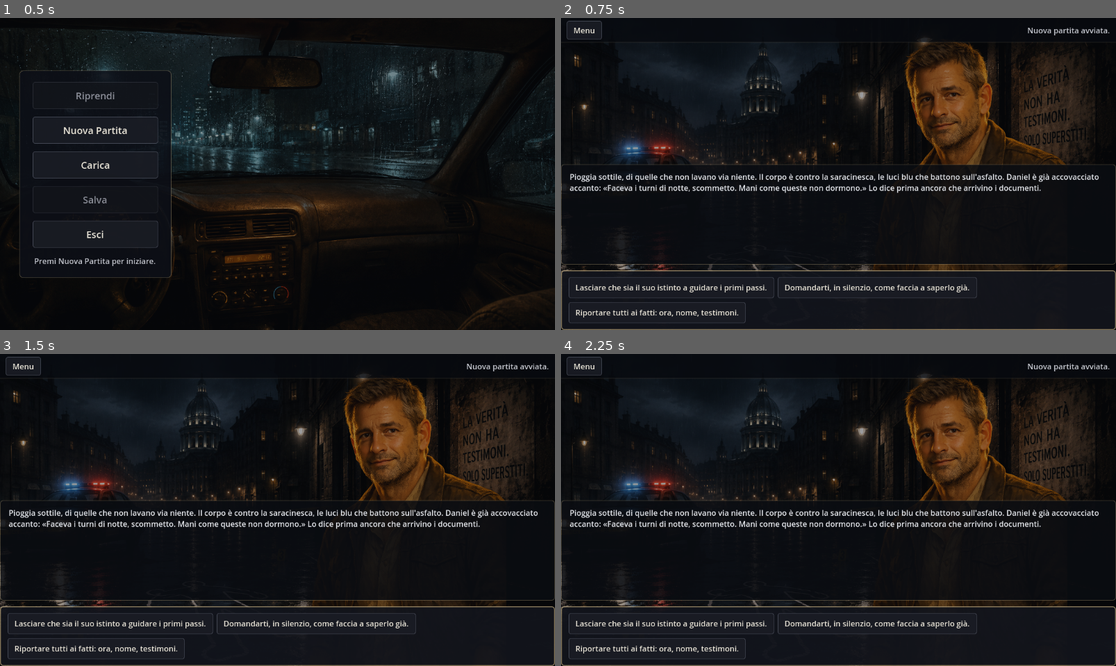
Above: before the commit, frames 1-4 (two rows, left to right).
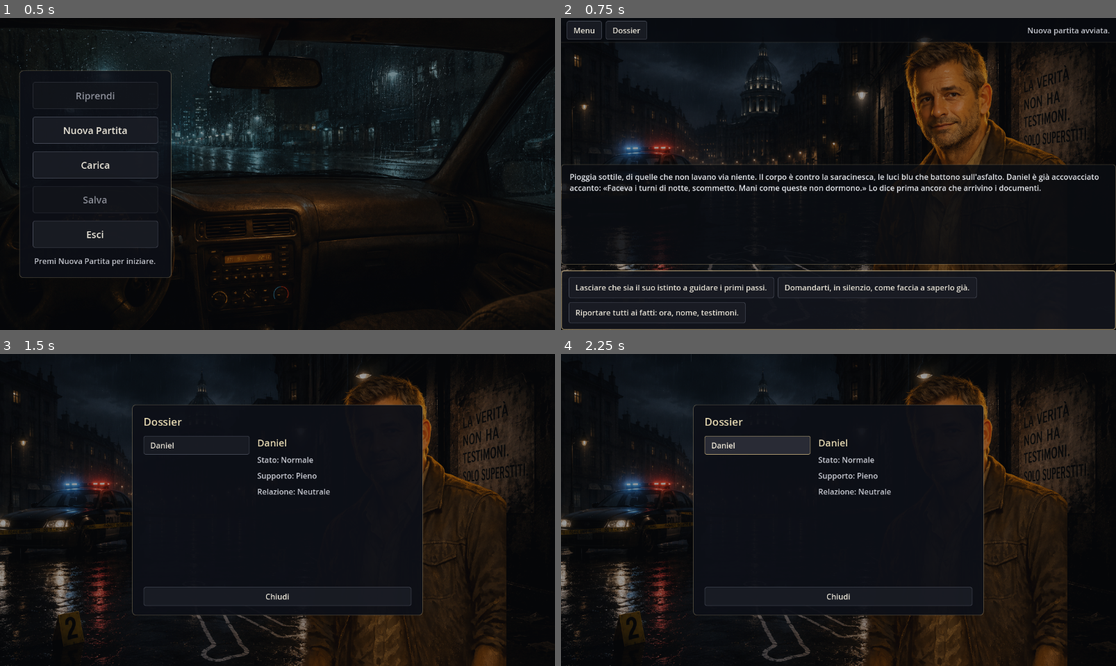
Above: after the commit, the same moments.

Repository: torsifranci2006-ship-it/gioco-test
Game: Godot game, scene res://scenes/main.tscn
Two runs of this game, one before a commit and one after it. Both use one fixed random seed, a clock stepped at 60 frames per second and the inputs below.
Inputs (mouse positions are in pixels of both pictures, inside the frame that each line leads up to):
- Up to frame 1 (0.5 s): no input
- Up to frame 2 (0.75 s): click "Nuova Partita" at 0.5 s
- Up to frame 3 (1.5 s): click (66, 366) at 1.25 s, where only the run after the commit has a clickable "Dossier"
- Up to frame 4 (2.25 s): click (755, 444) at 2 s, where only the run after the commit has a clickable "Daniel"

Frame 1 is identical in both runs. In frame 2, 0.1% of the frame differs, in the area x 8-16%, y 0-7%; in frame 3, 17%; in frame 4, 18%, in the area x 0-100%, y 0-100%.

Commit message:
Add dossier character system

Diff:
--- a/scenes/main.tscn
+++ b/scenes/main.tscn
@@ -267,6 +267,10 @@
 layout_mode = 2
 text = "Menu"
 
+[node name="DossierButton" type="Button" parent="TopBar/TopBarMargin/Controls"]
+layout_mode = 2
+text = "Dossier"
+
 [node name="Status" type="Label" parent="TopBar/TopBarMargin/Controls"]
 layout_mode = 2
 size_flags_horizontal = 3
@@ -511,3 +515,50 @@
 custom_minimum_size = Vector2(120, 44)
 layout_mode = 2
 text = "Annulla"
+
+[node name="DossierPanel" type="PanelContainer" parent="."]
+visible = false
+layout_mode = 1
+anchor_left = 0.5
+anchor_top = 0.5
+anchor_right = 0.5
+anchor_bottom = 0.5
+grow_horizontal = 2
+grow_vertical = 2
+theme_override_styles/panel = SubResource("sb_ending")
+
+[node name="DossierMargin" type="MarginContainer" parent="DossierPanel"]
+layout_mode = 2
+
+[node name="DossierVBox" type="VBoxContainer" parent="DossierPanel/DossierMargin"]
+layout_mode = 2
+theme_override_constants/separation = 14
+
+[node name="DossierTitle" type="Label" parent="DossierPanel/DossierMargin/DossierVBox"]
+layout_mode = 2
+theme_override_colors/font_color = Color(0.9, 0.85, 0.7, 1)
+theme_override_font_sizes/font_size = 22
+text = "Dossier"
+
+[node name="DossierBody" type="HBoxContainer" parent="DossierPanel/DossierMargin/DossierVBox"]
+layout_mode = 2
+theme_override_constants/separation = 16
+
+[node name="DossierListScroll" type="ScrollContainer" parent="DossierPanel/DossierMargin/DossierVBox/DossierBody"]
+custom_minimum_size = Vector2(220, 300)
+layout_mode = 2
+horizontal_scroll_mode = 0
+
+[node name="DossierList" type="VBoxContainer" parent="DossierPanel/DossierMargin/DossierVBox/DossierBody/DossierListScroll"]
+layout_mode = 2
+size_flags_horizontal = 3
+theme_override_constants/separation = 8
+
+[node name="DossierDetails" type="VBoxContainer" parent="DossierPanel/DossierMargin/DossierVBox/DossierBody"]
+custom_minimum_size = Vector2(320, 0)
+layout_mode = 2
+theme_override_constants/separation = 10
+
+[node name="DossierCloseButton" type="Button" parent="DossierPanel/DossierMargin/DossierVBox"]
+layout_mode = 2
+text = "Chiudi"
--- a/src/autoload/game.gd
+++ b/src/autoload/game.gd
@@ -83,6 +83,13 @@
 	if not ready_ok:
 		return []
 	return engine.current_epilogues()
+
+## Personaggi incontrati, dati privi di spoiler (per il Dossier UI). [] se motore non pronto.
+## Vedi StoryEngine.met_characters: nessuna descrizione, nessun numero di relazione, nessun attributo.
+func met_characters() -> Array:
+	if not ready_ok:
+		return []
+	return engine.met_characters()
 
 # --- Salvataggio / caricamento (path interno, nessun path nella UI) ---
 
--- a/src/core/story_engine.gd
+++ b/src/core/story_engine.gd
@@ -73,6 +73,58 @@
 	var sc: StoryScene = _scenes.get(scene_id)
 	return sc.titolo if sc != null else ""
 
+## Accessor di sola lettura per la UI (Dossier): personaggi GIÀ incontrati, con dati privi di
+## spoiler. "Incontrato" = comparso come ritratto in una scena visitata (history + visual.portrait).
+## NON espone descrizione, relazione numerica né attributi nascosti. Ogni voce:
+## { nome:String, stato:String, supporto:String, ferita:bool, relazione_fascia:String }.
+func met_characters() -> Array[Dictionary]:
+	var out: Array[Dictionary] = []
+	if state == null:
+		return out
+	var seen: Dictionary = {}   # id -> true: evita duplicati mantenendo l'ordine di primo incontro
+	for scene_id in state.history:
+		var sc: StoryScene = _scenes.get(scene_id)
+		if sc == null:
+			continue
+		var portrait = sc.visual.get("portrait")
+		if not (portrait is String) or portrait == "" or portrait == "none":
+			continue
+		var cid := _character_id_for_portrait(portrait)
+		if cid == "" or seen.has(cid):
+			continue
+		seen[cid] = true
+		var c: GameCharacter = state.get_character(cid)
+		if c == null:
+			continue
+		out.append({
+			"nome": c.nome,
+			"stato": c.stato,
+			"supporto": c.supporto(),
+			"ferita": state.is_wounded(cid),
+			"relazione_fascia": _relazione_band(c.relazione),
+		})
+	return out
+
+## Risolve una chiave ritratto (es. "char_mara", "char_daniel_caldo") a un id di personaggio
+## ESISTENTE, con convenzione generica "char_<id>" / "char_<id>_<variante>". Ritorna "" se nessun
+## match: così i ritratti privi di GameCharacter (es. char_halloran, char_voss) restano esclusi.
+func _character_id_for_portrait(portrait: String) -> String:
+	for cid in state.characters.keys():
+		if portrait == "char_" + cid or portrait.begins_with("char_" + cid + "_"):
+			return cid
+	return ""
+
+## Codice neutro della fascia di relazione (la UI lo traduce in etichetta leggibile). Mai il numero.
+## Soglie qualitative generiche, non contenuto narrativo specifico della storia.
+func _relazione_band(value: int) -> String:
+	if value < 0:
+		return "diffidente"
+	elif value < 25:
+		return "neutrale"
+	elif value < 50:
+		return "fiducia"
+	return "alleato"
+
 ## Frammenti di testo della scena corrente la cui condizione è soddisfatta.
 func current_text() -> Array[String]:
 	var out: Array[String] = []
--- a/src/ui/main.gd
+++ b/src/ui/main.gd
@@ -37,6 +37,7 @@
 @onready var _bottom_area: VBoxContainer = $BottomArea
 @onready var _top_bar: PanelContainer = $TopBar
 @onready var _menu_button: Button = $TopBar/TopBarMargin/Controls/MenuButton
+@onready var _dossier_button: Button = $TopBar/TopBarMargin/Controls/DossierButton
 @onready var _status: Label = $TopBar/TopBarMargin/Controls/Status
 @onready var _start_menu: PanelContainer = $StartMenu
 @onready var _start_resume_button: Button = $StartMenu/StartMenuMargin/StartMenuVBox/StartResumeButton
@@ -65,9 +66,31 @@
 @onready var _save_confirm_label: Label = $SaveConfirm/SaveConfirmMargin/SaveConfirmVBox/SaveConfirmLabel
 @onready var _save_confirm_yes_button: Button = $SaveConfirm/SaveConfirmMargin/SaveConfirmVBox/SaveConfirmButtons/SaveConfirmYesButton
 @onready var _save_confirm_no_button: Button = $SaveConfirm/SaveConfirmMargin/SaveConfirmVBox/SaveConfirmButtons/SaveConfirmNoButton
+@onready var _dossier_panel: PanelContainer = $DossierPanel
+@onready var _dossier_list: VBoxContainer = $DossierPanel/DossierMargin/DossierVBox/DossierBody/DossierListScroll/DossierList
+@onready var _dossier_details: VBoxContainer = $DossierPanel/DossierMargin/DossierVBox/DossierBody/DossierDetails
+@onready var _dossier_close_button: Button = $DossierPanel/DossierMargin/DossierVBox/DossierCloseButton
 
 var _panel_origin: String = "menu"   ## contesto di apertura di Save/Load: "menu" o "game"
 var _pending_save_slot: int = 0       ## slot da confermare nel SaveConfirm
+
+## Traduzione dei codici neutri del Core in etichette leggibili (le etichette UI vivono qui).
+const RELAZIONE_BAND_LABEL := {
+	"diffidente": "Diffidente",
+	"neutrale": "Neutrale",
+	"fiducia": "Fiducia",
+	"alleato": "Alleato",
+}
+const STATO_LABEL := {
+	"normale": "Normale",
+	"ferito": "Ferito",
+	"morto": "Morto",
+}
+const SUPPORTO_LABEL := {
+	"pieno": "Pieno",
+	"limitato": "Limitato",
+	"nessuno": "Nessuno",
+}
 
 func _ready() -> void:
 	EventBus.scene_changed.connect(_on_scene_changed)
@@ -78,6 +101,8 @@
 	_start_resume_button.pressed.connect(_on_resume)
 	_start_exit_button.pressed.connect(_on_exit)
 	_menu_button.pressed.connect(_on_menu)
+	_dossier_button.pressed.connect(_on_open_dossier)
+	_dossier_close_button.pressed.connect(_on_dossier_close)
 	_exit_confirm_button.pressed.connect(_on_exit_confirm)
 	_exit_cancel_button.pressed.connect(_on_exit_cancel)
 	_load_cancel_button.pressed.connect(_on_panel_cancel)
@@ -230,6 +255,7 @@
 	_load_panel.visible = false
 	_save_panel.visible = false
 	_save_confirm.visible = false
+	_dossier_panel.visible = false
 	_top_bar.visible = false
 	_bottom_area.visible = false
 	_character.visible = false
@@ -245,6 +271,7 @@
 	_load_panel.visible = false
 	_save_panel.visible = false
 	_save_confirm.visible = false
+	_dossier_panel.visible = false
 	_start_menu.visible = false
 	_top_bar.visible = true
 	_bottom_area.visible = true
@@ -280,6 +307,62 @@
 ## "Annulla" (dialog uscita): chiude la conferma e torna al menu iniziale.
 func _on_exit_cancel() -> void:
 	_enter_menu()
+
+# --- Dossier personaggi (overlay in gioco, sola lettura) ---
+
+## "Dossier" (in gioco): apre il pannello con i personaggi incontrati. Non tocca il motore.
+func _on_open_dossier() -> void:
+	_top_bar.visible = false
+	_bottom_area.visible = false
+	_populate_dossier()
+	_dossier_panel.visible = true
+
+## "Chiudi": torna allo stato di gioco (ripristina TopBar/BottomArea).
+func _on_dossier_close() -> void:
+	_dossier_panel.visible = false
+	_enter_game()
+
+## Popola la lista a sinistra dai dati (già privi di spoiler) forniti da Game; mostra il primo.
+func _populate_dossier() -> void:
+	_clear_container(_dossier_list)
+	_clear_container(_dossier_details)
+	var chars := Game.met_characters()
+	if chars.is_empty():
+		_dossier_list.add_child(_make_empty_label("Nessun personaggio nel dossier."))
+		return
+	for entry in chars:
+		var btn := Button.new()
+		btn.text = String(entry.get("nome", ""))
+		btn.alignment = HORIZONTAL_ALIGNMENT_LEFT
+		btn.size_flags_horizontal = Control.SIZE_EXPAND_FILL
+		btn.pressed.connect(_show_dossier_details.bind(entry))
+		_dossier_list.add_child(btn)
+	_show_dossier_details(chars[0])
+
+## Mostra i dettagli del personaggio selezionato. Solo: nome, stato, supporto, eventuale ferita,
+## fascia qualitativa di relazione. Nessuna descrizione, nessun numero, nessun attributo nascosto.
+func _show_dossier_details(entry: Dictionary) -> void:
+	_clear_container(_dossier_details)
+	_dossier_details.add_child(_make_detail_label(String(entry.get("nome", "")), 20, Color(0.9, 0.85, 0.7)))
+	var stato_code := String(entry.get("stato", ""))
+	_dossier_details.add_child(_make_detail_label("Stato: " + STATO_LABEL.get(stato_code, stato_code)))
+	var supp_code := String(entry.get("supporto", ""))
+	_dossier_details.add_child(_make_detail_label("Supporto: " + SUPPORTO_LABEL.get(supp_code, supp_code)))
+	if bool(entry.get("ferita", false)):
+		_dossier_details.add_child(_make_detail_label("Ferita: Sì"))
+	var band := String(entry.get("relazione_fascia", ""))
+	_dossier_details.add_child(_make_detail_label("Relazione: " + RELAZIONE_BAND_LABEL.get(band, band)))
+
+## Riga di dettaglio del Dossier (Label con font/colore opzionali).
+func _make_detail_label(text: String, font_size: int = 0, color: Color = Color(0, 0, 0, 0)) -> Label:
+	var l := Label.new()
+	l.text = text
+	l.autowrap_mode = TextServer.AUTOWRAP_WORD_SMART
+	if font_size > 0:
+		l.add_theme_font_size_override("font_size", font_size)
+	if color.a > 0.0:
+		l.add_theme_color_override("font_color", color)
+	return l
 
 # --- Reazione ai segnali del Core ---
 
Not shown, changed: docs/ui.md
